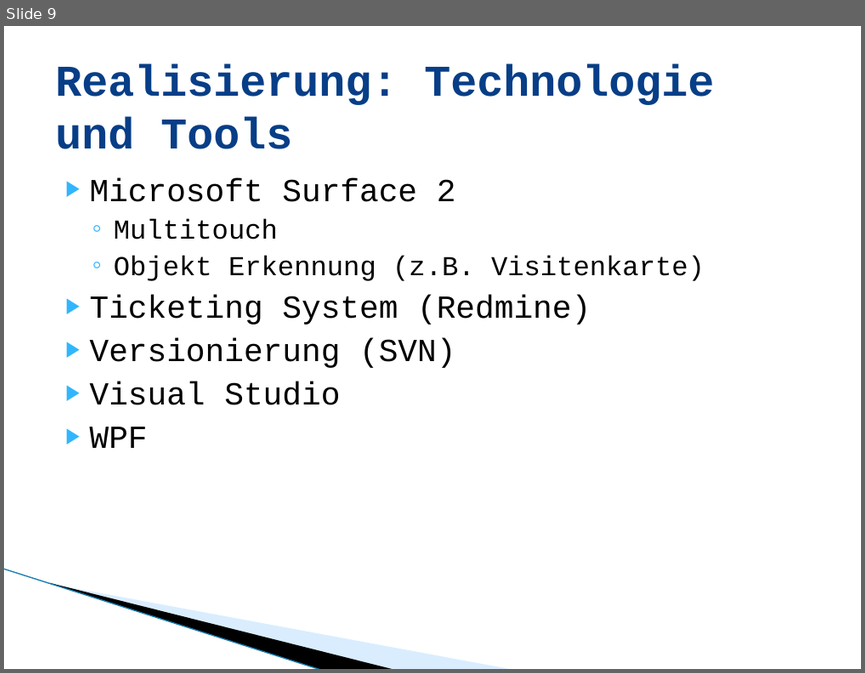
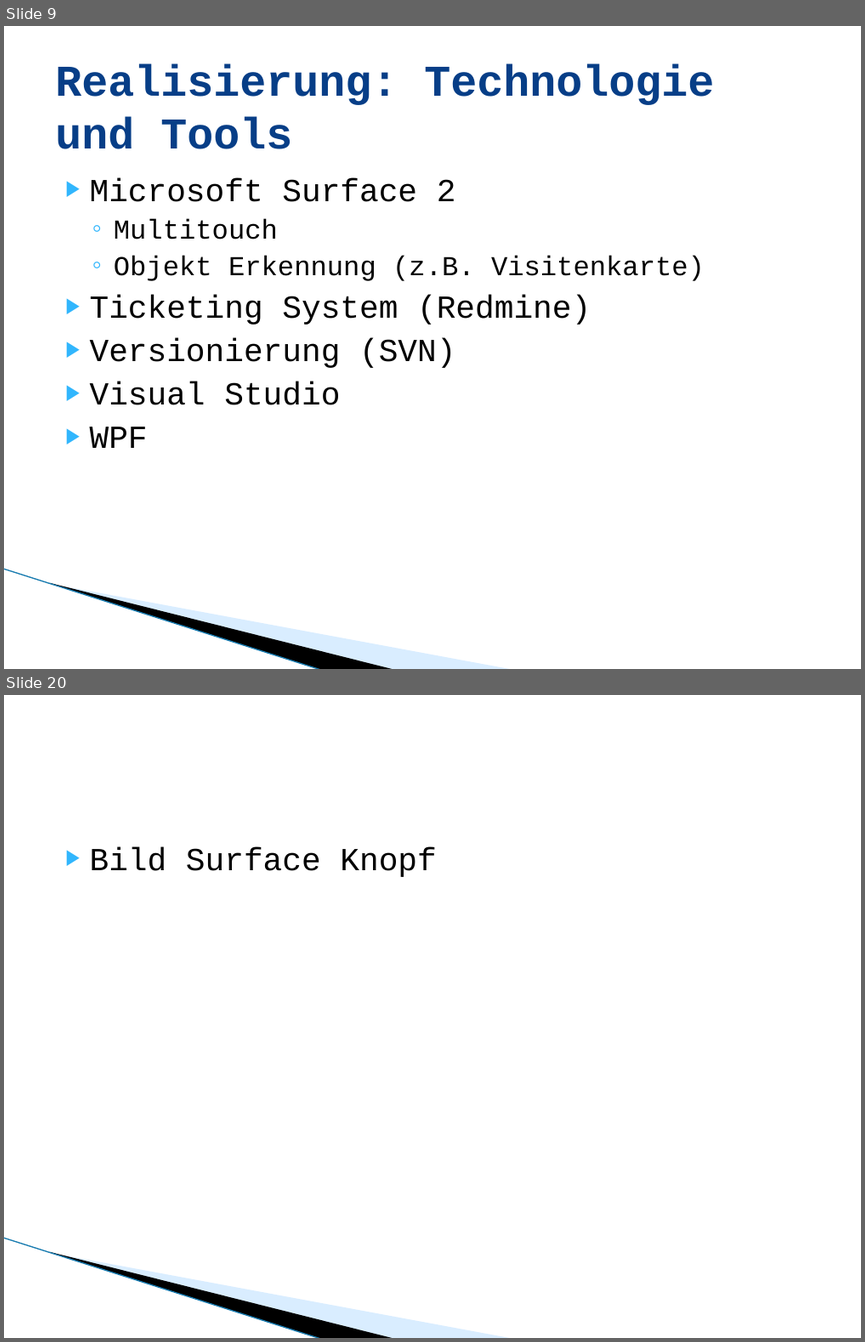
Before and after one commit to lukaselmer/student-thesis-flip, a slide deck: doc/media/flip_zuehlke_praesentation.pptx. Shown one above the other, each under a label of ours: slide 9 before the commit, slides 9 and 20 after it; the slides between them are not shown. The pictures are 865x673 and 865x1342 pixels, drawn with LibreOffice and Linux fonts; fonts in the diff are those of the drawing; background and template pictures are left out. Boxes give left, top, right and bottom in pixels: in the first picture for what was removed or moved away, otherwise in the second. Text is boxed around its words. In the diff, an @@ line names an element or a change of style, - is before the commit and + after.

```diff
--- a/doc/media/flip_zuehlke_praesentation.pptx
+++ b/doc/media/flip_zuehlke_praesentation.pptx
@@ slide 20 added at bbox=[4, 695, 861, 1338], background #FFFFFF; not listed: 3 template elements that a slide beside it also shows @@
@@ text added at bbox=[90, 847, 436, 877], 27 pt, text #000000 @@
+▶ Bild Surface Knopf
```
Also in this commit, not shown: 5 slides changed, 10 other slides added, 2 slides removed.
